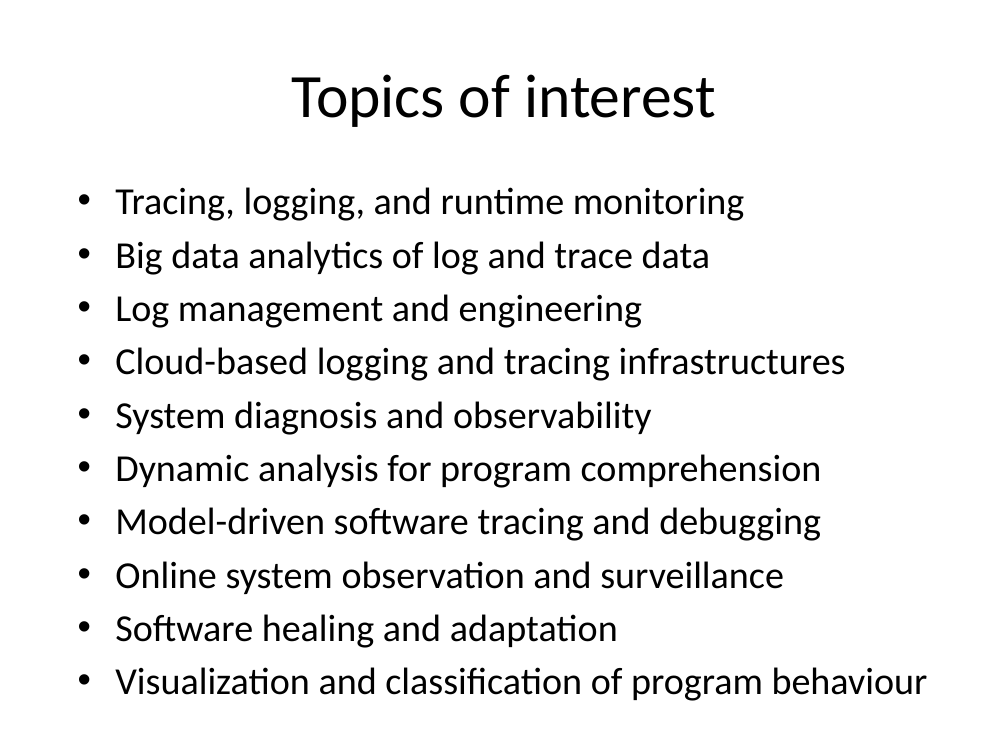
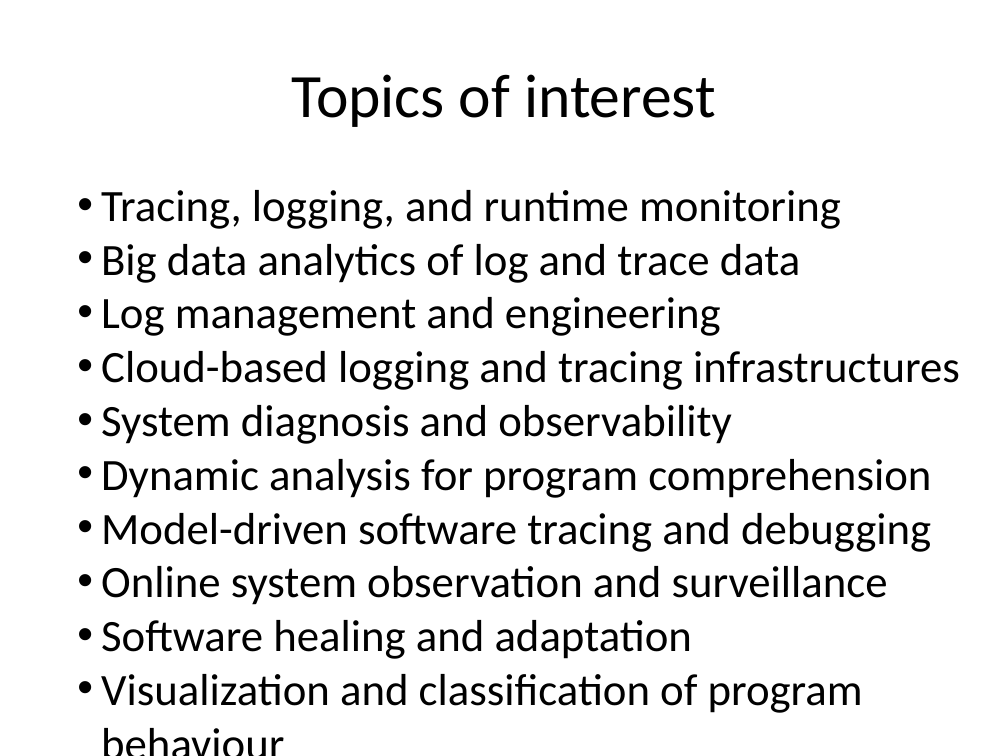
Before and after one commit to MathieuNls/mosart-presentation, a slide deck: slide 3 of SBALab.pptx. Drawn at 1008x756 pixels with LibreOffice and Linux fonts; fonts in the diff are those of the drawing. Boxes give left, top, right and bottom in pixels: in the first picture for what was removed or moved away, otherwise in the second. Text is boxed around its words. In the diff, an @@ line names an element or a change of style, - is before the commit and + after.

```diff
--- a/SBALab.pptx
+++ b/SBALab.pptx
@@ text "Tracing, logging, and runtime monitoring" at box(101, 190, 960, 713): size 27.2 to 32 pt; indent changed; less space between paragraphs @@
```
Also in this commit, not shown: 4 other slides changed, 5 other files.
